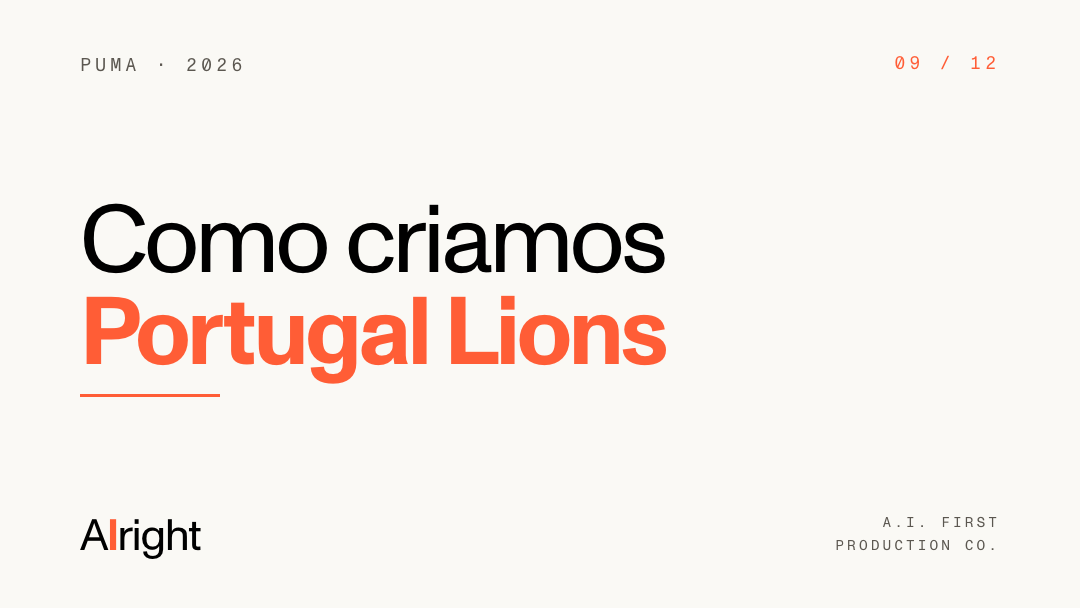
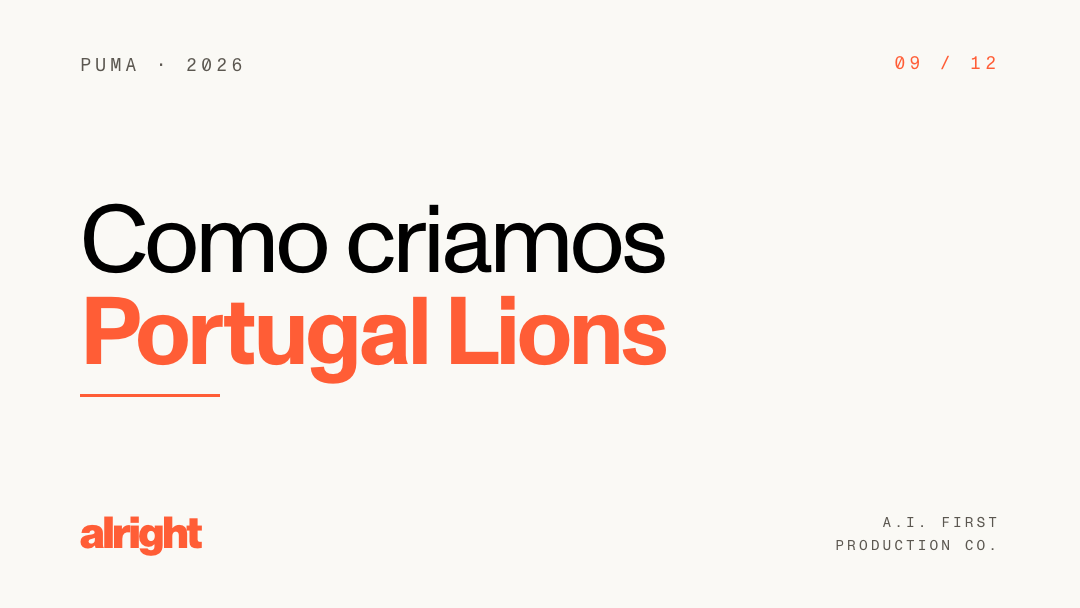
Layer changes from the first 1080 × 608 image to the second:
pixels changed over 80, 516, 202, 559 (layer not identified)
